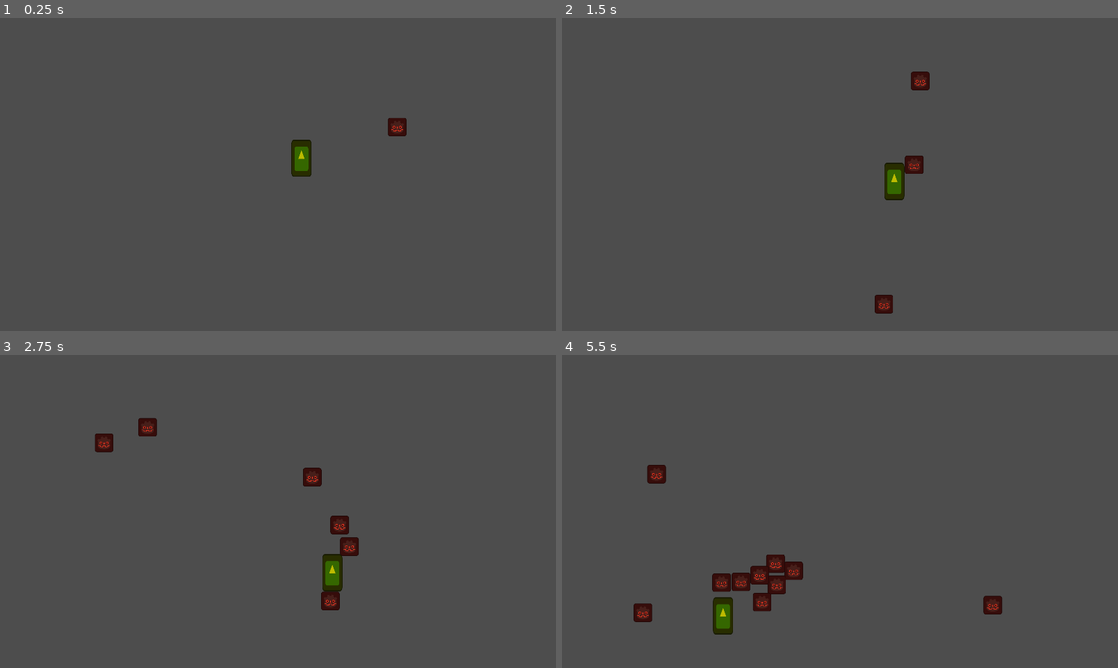
Above: before the commit, frames 1-4 (two rows, left to right).
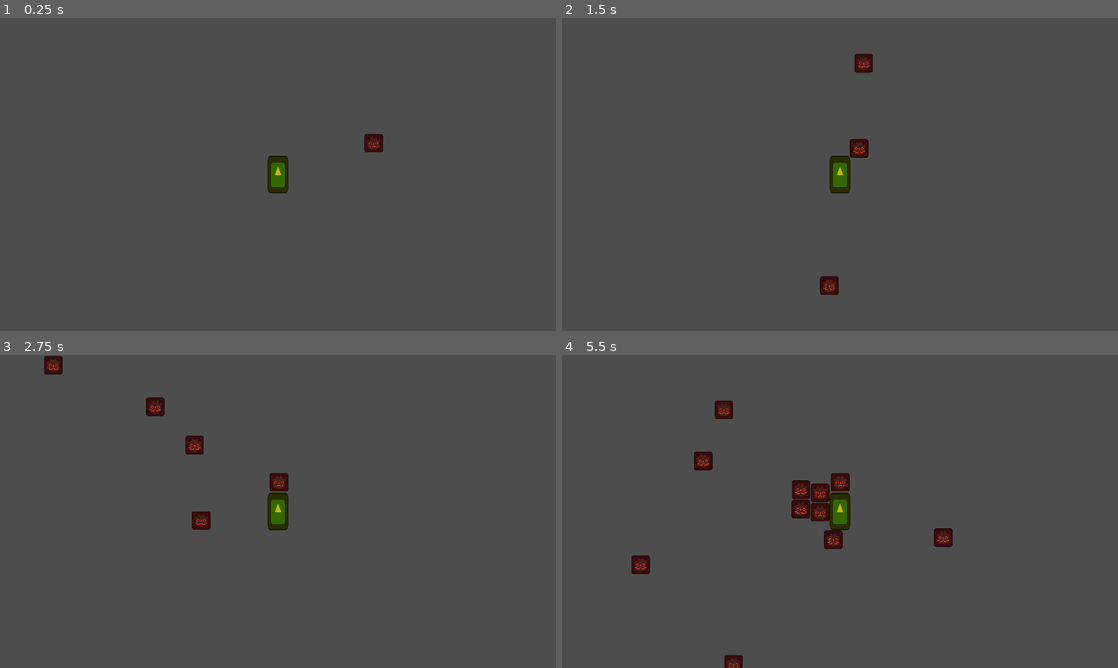
Above: after the commit, the same moments.

Repository: deutandev/survival-shooter
Game: Godot game, scene res://environment/map.tscn
The game is run twice, just before and just after one commit, with the same random seed, the same clock (stepped at 60 frames per second) and the same inputs. The engine's default icon, where the game draws it, is replaced by a stand-in: a white triangle on a blue panel in a dark square.
Inputs:
- Up to frame 1 (0.25 s): no input
- Up to frame 2 (1.5 s): hold D (move_right) 0.53-1.28 s; hold S (move_down) from 1.28 s (still down)
- Up to frame 3 (2.75 s): release S (move_down) at 2.03 s; hold D (move_right) from 2.03 s (still down)
- Up to frame 4 (5.5 s): release D (move_right) at 2.78 s; hold W (move_up) 2.78-3.53 s; hold A (move_left) 3.53-5.03 s; hold S (move_down) from 5.03 s (still down)

The runs differ from the first frame. In frame 1, 1.3% of the frame differs, in the area x 48-74%, y 32-56%; in frame 2, 2.1%; in frame 3, 3.0%; in frame 4, 4.9%, in the area x 12-80%, y 14-100%.

Commit message:
player camera

Diff:
--- a/characters/player/player.gd
+++ b/characters/player/player.gd
@@ -1,6 +1,6 @@
 extends CharacterBody2D
 
-var speed = 400
+@export var speed = 600
 
 func get_input():
 	var input_direction = Input.get_vector("move_left", "move_right", "move_up", "move_down")
--- a/characters/player/player.tscn
+++ b/characters/player/player.tscn
@@ -15,3 +15,5 @@
 [node name="CollisionShape2D" type="CollisionShape2D" parent="."]
 position = Vector2(0, -1.5)
 shape = SubResource("RectangleShape2D_xxgcw")
+
+[node name="Camera2D" type="Camera2D" parent="."]
